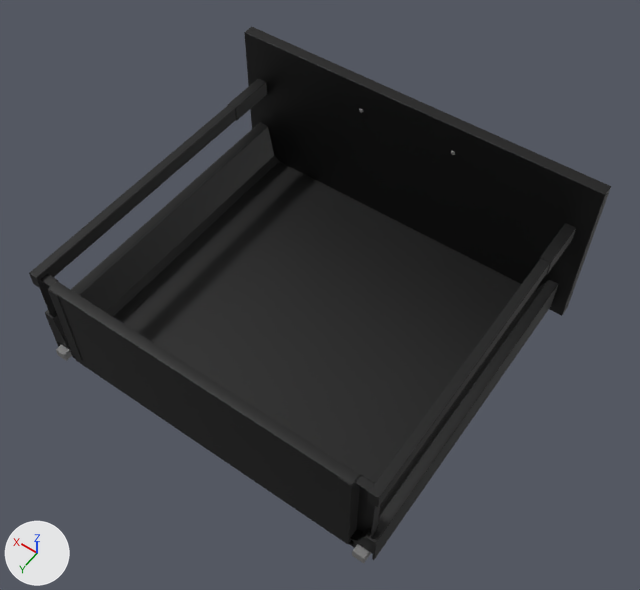
Before and after pictures for a commit that changed the FBX model Models/Kitchen01Drawer01/meshes/fbx/Kitchen01Drawer01.fbx.
One viewpoint serves both versions: a 50 mm lens placed at (-0.469, 0.65, 0.958), pointed at (-0.025, 0.028, -0.019). Every picture has the same lights, and +X, +Y and +Z are marked at lower left. Objects named as collision shapes, trigger or cutter boxes, shadow casters or lower levels of detail are left out. Where no turn or scale is listed for an object, it has been applied to the vertices.

The first picture shows 'kitchen_01_drawer_01'.
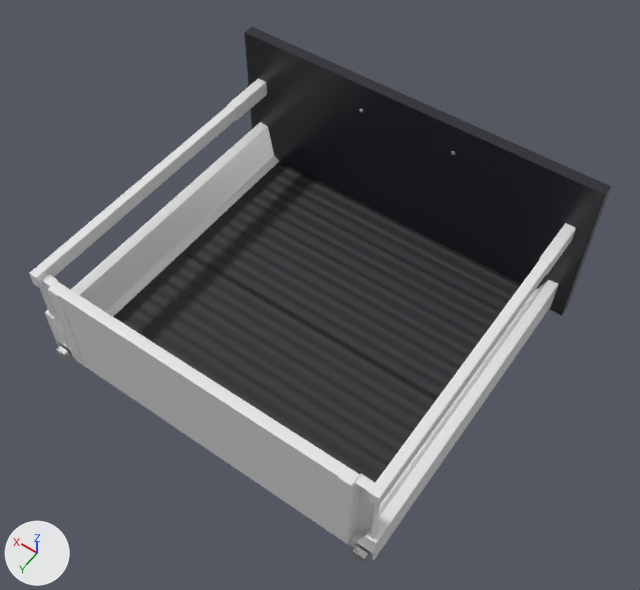
The newer file is also turned or shifted as a whole; pictures and numbers use the older file's frame.

Edits to the bpy script that builds the scene:
```text
Add img_m_metalchrome_png:
    img_m_metalchrome_png = load_image('M_MetalChrome.png', '_unpacked/M_MetalChrome.png', 128, 128, 'sRGB')
Add img_m_drawermatnormal_png:
    img_m_drawermatnormal_png = load_image('M_DrawerMatNormal.png', '_unpacked/M_DrawerMatNormal.png', 128, 128, 'Non-Color')
Add mat_m_kitchenfronts:
    mat_m_kitchenfronts = principled_material('M_KitchenFronts')
    mat_m_kitchenfronts.base_color = (0.0185, 0.0176, 0.0252)  # black #25242c
    mat_m_kitchenfronts.roughness = 0.298
Add mat_m_metalchrome:
    mat_m_metalchrome = principled_material('M_MetalChrome')
    mat_m_metalchrome.texture = img_m_metalchrome_png  # with its transparency
    mat_m_metalchrome.metallic = 1.0
    mat_m_metalchrome.roughness = 0.098
Add mat_m_drawermat:
    mat_m_drawermat = bpy.data.materials.new('M_DrawerMat')
    # colours: black #27282c
    # uses the picture img_m_drawermatnormal_png
Add mat_m_plasticwhite:
    mat_m_plasticwhite = principled_material('M_PlasticWhite')
    mat_m_plasticwhite.base_color = (0.799, 0.799, 0.799)  # white #e7e7e7
    mat_m_plasticwhite.roughness = 0.298
Change me_kitchen01drawer01:
    where me_kitchen01drawer01.from_pydata(...)  # 6548 vertices, 12660 faces; spans x -0.298..0.298, y -0.243..0.276, z -0.131..0.131
    remove me_kitchen01drawer01.materials.append(mat_m_plastic_white)  # black #000000
    remove me_kitchen01drawer01.materials.append(mat_m_kitchen_fronts)  # black #000000
    remove me_kitchen01drawer01.materials.append(mat_m_metal_chrome)  # grey #808080
    remove me_kitchen01drawer01.materials.append(mat_m_drawer_mat)  # black #000000
    add me_kitchen01drawer01.materials.append(mat_m_plasticwhite)  # white #e7e7e7
    add me_kitchen01drawer01.materials.append(mat_m_kitchenfronts)  # black #25242c
    add me_kitchen01drawer01.materials.append(mat_m_metalchrome)  # picture img_m_metalchrome_png
    add me_kitchen01drawer01.materials.append(mat_m_drawermat)
```

Location of each change, (x1, y1, x2, y2) in pixels of the pictures (640 x 590 px):
'kitchen_01_drawer_01', recoloured (black to grey)
    both: (29, 27, 611, 561)
